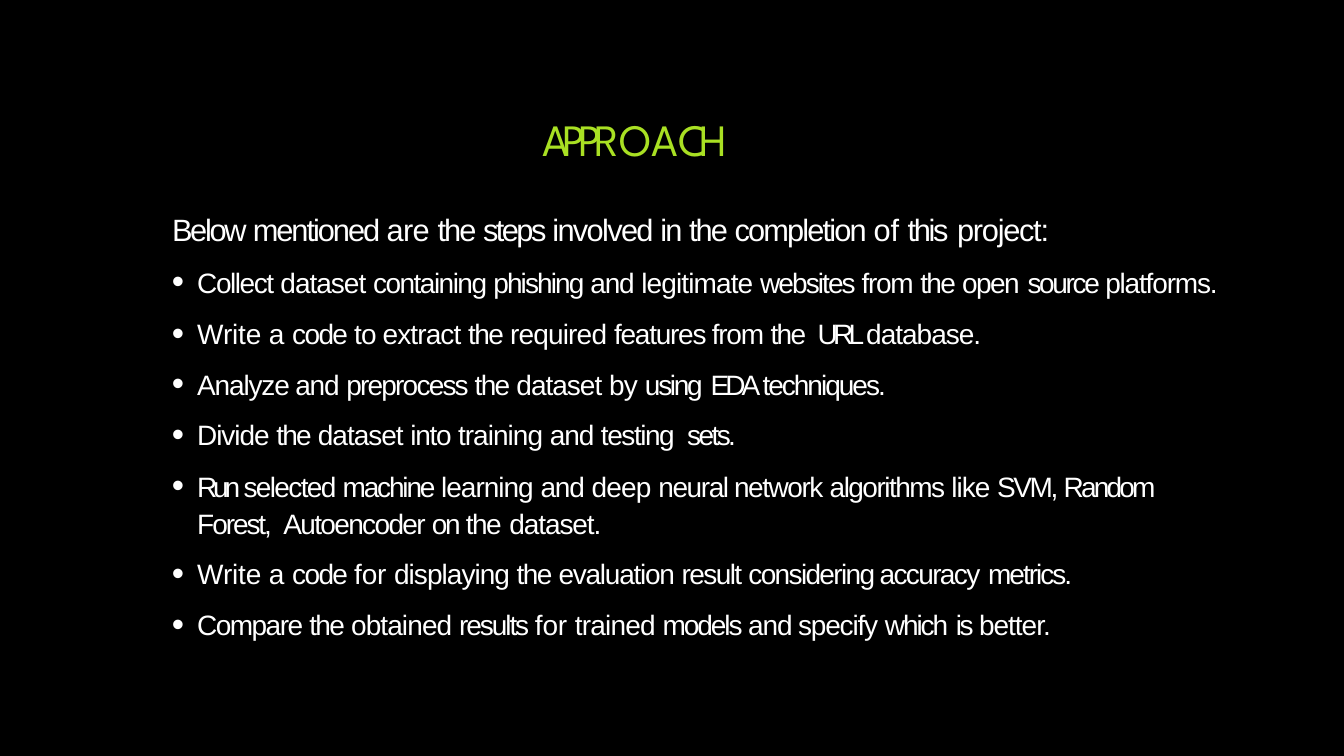
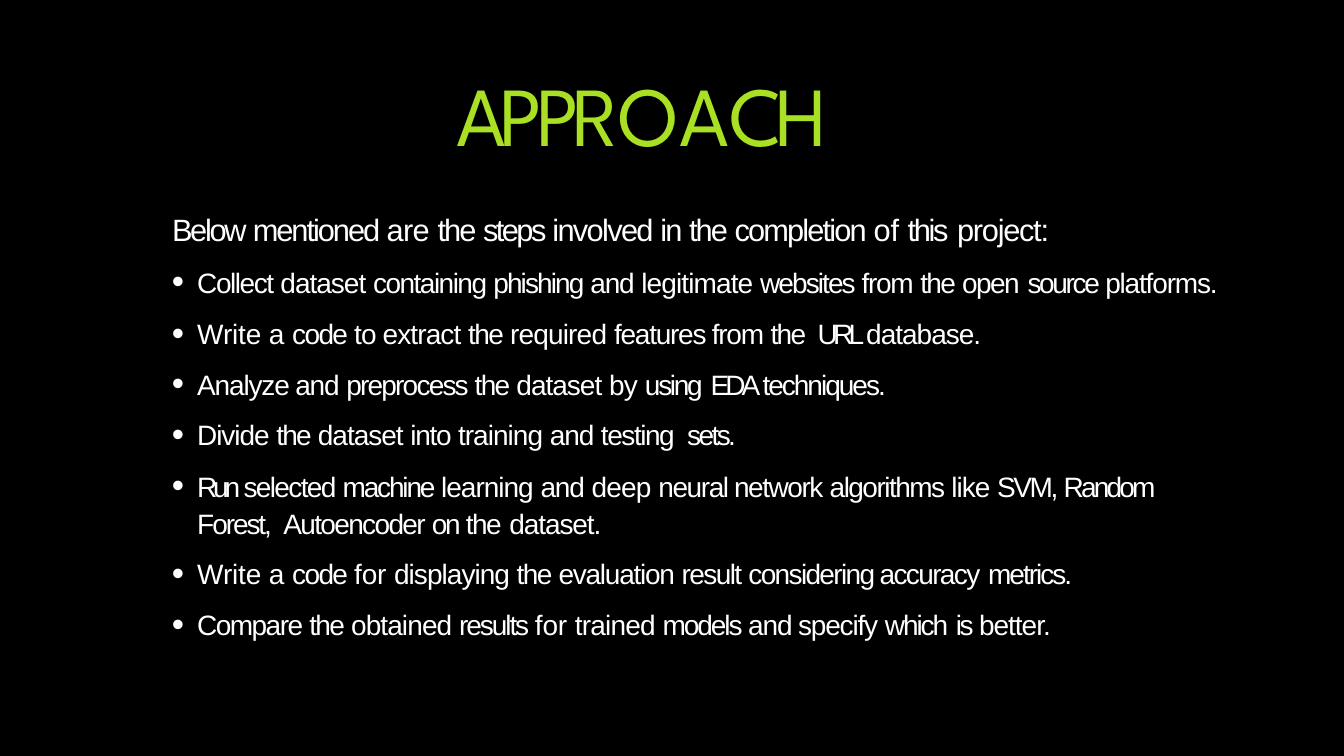
Before and after one commit to OvaizAli/Phishing-Website-Detection-by-Machine-Learning-Techniques, a slide deck: slide 4 of Phishing Website Detection by Machine Learning Techniques.pptx. Drawn at 1344x756 pixels with LibreOffice and Linux fonts; fonts in the diff are those of the drawing; background and template pictures are left out. Boxes give left, top, right and bottom in pixels: in the first picture for what was removed or moved away, otherwise in the second. Text is boxed around its words. In the diff, an @@ line names an element or a change of style, - is before the commit and + after.

```diff
--- a/Phishing Website Detection by Machine Learning Techniques.pptx
+++ b/Phishing Website Detection by Machine Learning Techniques.pptx
@@ title "APPROACH": place and size @@
-title "APPROACH" at bbox=[542, 126, 727, 157]
+title "APPROACH" at bbox=[457, 89, 828, 147]
@@ title "APPROACH" at bbox=[457, 89, 828, 147]: size 32 to 60 pt @@
```
Also in this commit, not shown: 11 other slides changed.
